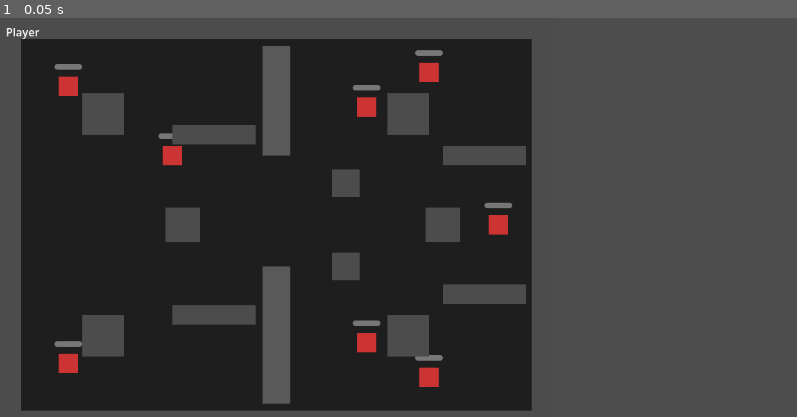
Above: before the commit, frame 1.
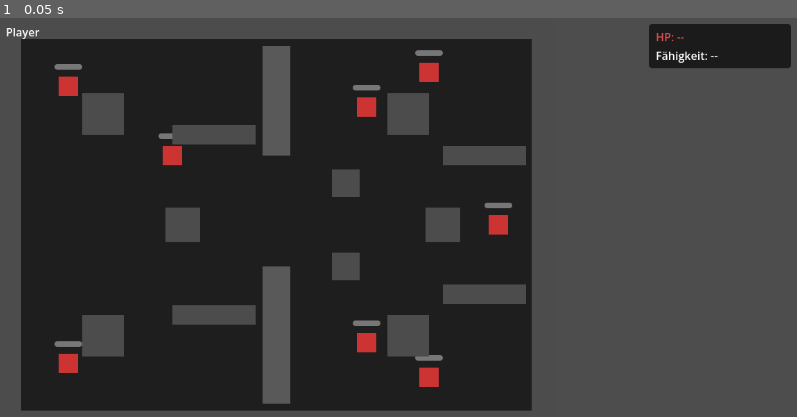
Above: after the commit, the same moment.

Repository: moklem/Roge-Like
Game: Godot game, scene res://scenes/Game.tscn
Same seed, same stepped clock (60 frames per second), same inputs: the game is played once before the commit and once after it. This scene is started directly instead of the project's main scene.
Inputs:
- Up to frame 1 (0.05 s): no input

The runs differ from the first frame. In frame 1, 1.9% of the frame differs, in the area x 81-100%, y 1-13%.

Commit message:
Phase 5 aber Elemente noch unsicher

Diff:
--- a/scenes/Game.gd
+++ b/scenes/Game.gd
@@ -24,6 +24,11 @@
 
 ## Revive accumulator — keyed by target player peer_id → seconds accumulated
 var _revive_progress: Dictionary = {}
+
+## HUD labels for local player status (built programmatically in _ready)
+var _hud_hp_label: Label = null
+var _hud_ability_label: Label = null
+var _hud_event_label: Label = null
 
 ## Phase 5 Plan 03 (D-13, ROLE-07): Engineer passive heal accumulator (host-only)
 var _engineer_passive_accum: float = 0.0
@@ -50,6 +55,7 @@
 
 	# Bake navigation polygon at runtime so new obstacles are properly carved out
 	call_deferred("_bake_navigation")
+	_setup_player_hud()
 	if multiplayer.is_server():
 		_spawn_all_players()   # existing
 		_spawn_enemies()       # CMBT-03: D-19 fixed spawn points, 3-5 enemies
@@ -58,6 +64,83 @@
 	var nav := get_node_or_null("Room1/NavigationRegion2D")
 	if nav:
 		nav.bake_navigation_polygon(false)
+
+# ==============================================================================
+# PLAYER HUD (top-right: HP + Ability status for local peer)
+# ==============================================================================
+
+func _setup_player_hud() -> void:
+	var hud := get_node_or_null("HUD")
+	if hud == null:
+		return
+	var panel := PanelContainer.new()
+	panel.name = "PlayerInfoPanel"
+	panel.anchor_left = 1.0
+	panel.anchor_right = 1.0
+	panel.anchor_top = 0.0
+	panel.anchor_bottom = 0.0
+	panel.offset_left = -215
+	panel.offset_right = -10
+	panel.offset_top = 10
+	panel.offset_bottom = 10  # grows with content
+	var style := StyleBoxFlat.new()
+	style.bg_color = Color(0.0, 0.0, 0.0, 0.65)
+	style.set_corner_radius_all(5)
+	style.content_margin_left = 10
+	style.content_margin_right = 10
+	style.content_margin_top = 7
+	style.content_margin_bottom = 7
+	panel.add_theme_stylebox_override("panel", style)
+	var vbox := VBoxContainer.new()
+	vbox.add_theme_constant_override("separation", 4)
+	panel.add_child(vbox)
+	_hud_hp_label = Label.new()
+	_hud_hp_label.add_theme_color_override("font_color", Color(0.9, 0.3, 0.3))
+	vbox.add_child(_hud_hp_label)
+	_hud_ability_label = Label.new()
+	vbox.add_child(_hud_ability_label)
+	_hud_event_label = Label.new()
+	_hud_event_label.visible = false
+	_hud_event_label.add_theme_color_override("font_color", Color(1.0, 0.9, 0.2))
+	vbox.add_child(_hud_event_label)
+	GameEvents.hud_event.connect(_on_hud_event)
+	hud.add_child(panel)
+
+func _on_hud_event(event_name: String) -> void:
+	if _hud_event_label == null:
+		return
+	match event_name:
+		"engine":       _hud_event_label.text = "FEUER BURST!"
+		"ac":           _hud_event_label.text = "EIS SPUR"
+		"seat_massage": _hud_event_label.text = "ERDE PULS"
+		_:              _hud_event_label.text = event_name.to_upper()
+	_hud_event_label.modulate = Color.WHITE
+	_hud_event_label.visible = true
+	var tween := _hud_event_label.create_tween()
+	tween.tween_property(_hud_event_label, "modulate:a", 0.0, 1.2).set_delay(0.5)
+	tween.tween_callback(func(): _hud_event_label.visible = false)
+
+func _update_player_hud() -> void:
+	if _hud_hp_label == null:
+		return
+	var local_id := multiplayer.get_unique_id()
+	var local_player: Node = null
+	for p in get_tree().get_nodes_in_group("players"):
+		if p.peer_id == local_id:
+			local_player = p
+			break
+	if local_player == null:
+		_hud_hp_label.text = "HP: --"
+		_hud_ability_label.text = "Fähigkeit: --"
+		return
+	_hud_hp_label.text = "HP  %d / %d" % [local_player.health, local_player.MAX_HP]
+	var cd: float = local_player._ability_cooldown
+	if cd <= 0.0:
+		_hud_ability_label.text = "[SPACE]  BEREIT"
+		_hud_ability_label.add_theme_color_override("font_color", Color(0.3, 0.9, 0.4))
+	else:
+		_hud_ability_label.text = "[SPACE]  CD: %.1fs" % cd
+		_hud_ability_label.add_theme_color_override("font_color", Color(0.9, 0.7, 0.2))
 
 # ==============================================================================
 # PLAYER SPAWNING (existing — unchanged)
@@ -256,13 +339,12 @@
 # ENGINEER HEAL DRONE (ROLE-07, ROLE-08, ROLE-09 — Phase 5 Plan 03)
 # ==============================================================================
 
-## P8: host-only _process for Engineer passive heal timer + Earth element effects.
-## Clients skip all host-only logic — host broadcasts heals/damage via rpc_id.
+## P8: host runs Engineer passive + Earth effects; all peers update local HUD.
 func _process(delta: float) -> void:
-	if not multiplayer.is_server():
-		return
-	_tick_engineer_passive(delta)
-	_tick_earth_effects(delta)
+	if multiplayer.is_server():
+		_tick_engineer_passive(delta)
+		_tick_earth_effects(delta)
+	_update_player_hud()
 
 ## D-13 (ROLE-07): Engineer passive — every 5s, +10 HP to all OTHER players within 200px.
 ## Pitfall 6: uses rpc_id routing (direct on host, rpc_id on remote) — mirrors Enemy.gd lines 91-94.
@@ -289,20 +371,21 @@
 			else:
 				target.receive_heal.rpc_id(target.peer_id, 10)
 
-## D-14 (ROLE-08): Client Engineer requests drone deploy → host validates + spawns.
-## Mirrors request_fire structure exactly. Max 1 drone per engineer (D-14).
+## ROLE-08: Client Engineer requests drone deploy → host validates + spawns.
+## Max 2 active drones per engineer; blocks silently when cap is reached.
 @rpc("any_peer", "call_remote", "reliable")
 func request_deploy_drone(requester_peer_id: int) -> void:
 	if not multiplayer.is_server():
 		return
-	# D-14: Remove existing drone for this engineer (max 1 active)
-	# DroneSpawner uses spawn_path "../Room1/Entities" — search there, not Game's direct children
+	# Count drones currently owned by this engineer
 	var entities := get_node_or_null("Room1/Entities")
+	var active_count := 0
 	if entities:
 		for child in entities.get_children():
-			if child.name == "HealDrone_%d" % requester_peer_id:
-				child.queue_free()
-				break
+			if child.get("owning_peer") == requester_peer_id:
+				active_count += 1
+	if active_count >= 1:
+		return  # still active — wait for it to expire
 	# Validate: engineer must exist and not be downed
 	var player_node: Node = null
 	for p in get_tree().get_nodes_in_group("players"):
--- a/scenes/Player.gd
+++ b/scenes/Player.gd
@@ -25,6 +25,9 @@
 const DASH_WINDOW: float = 0.8         # double-dash availability window (Stage-2)
 const DASH_SHOCK_RADIUS: float = 80.0  # shockwave Area2D radius (Stage-2 second dash)
 const DASH_SHOCK_DAMAGE: int = 25      # shockwave damage to enemies
+
+## Engineer drone constants
+const ENGINEER_DRONE_COOLDOWN: float = 13.0  # drone lives 10s, 3s gap before re-deploy
 
 @export var peer_id: int = 0
 @export var role_label: String = ""
@@ -179,14 +182,14 @@
 			_do_dash()
 			_ability_cooldown = DASH_COOLDOWN
 		"Engineer":
-			# D-14: Request host to deploy a Heal Drone at current position
+			# D-14: Deploy Heal Drone — max 2 active, 12s cooldown
 			var game := get_node_or_null("/root/Game")
 			if game and game.has_method("request_deploy_drone"):
 				if multiplayer.is_server():
 					game.request_deploy_drone(peer_id)
 				else:
 					game.request_deploy_drone.rpc_id(1, peer_id)
-			_ability_cooldown = 1.0  # short re-deploy guard
+			_ability_cooldown = ENGINEER_DRONE_COOLDOWN
 
 ## Phase 5: Stage-2 abilities — Tank Stage-2 shield + reflect, Speedster double-dash, Engineer Stage-2 drone (D-09, D-12, D-15).
 func _use_stage2_ability() -> void:
@@ -201,14 +204,14 @@
 			_dash_window_timer = DASH_WINDOW  # 0.8 s window for second dash
 			_ability_cooldown = DASH_COOLDOWN  # reset if window lapses unused
 		"Engineer":
-			# D-15: Stage-2 drone follows Engineer — Game.gd reads evolution_stage to upgrade
+			# D-15: Stage-2 drone follows Engineer — max 2 active, 12s cooldown
 			var game := get_node_or_null("/root/Game")
 			if game and game.has_method("request_deploy_drone"):
 				if multiplayer.is_server():
 					game.request_deploy_drone(peer_id)
 				else:
 					game.request_deploy_drone.rpc_id(1, peer_id)
-			_ability_cooldown = 1.0  # short re-deploy guard
+			_ability_cooldown = ENGINEER_DRONE_COOLDOWN
 
 ## Phase 5: Speedster Stage-2 second-dash — triggers shockwave landing (D-12).
 ## Called when Space pressed during _dash_window_timer > 0.0.
--- a/scenes/roles/HealDrone.gd
+++ b/scenes/roles/HealDrone.gd
@@ -9,6 +9,7 @@
 @export var stage: int = 1
 
 const PULSE_INTERVAL: float = 3.0
+const LIFETIME: float = 10.0          # drone despawns after 10s
 ## Stage-1 stats (D-14)
 const PULSE_HEAL_S1: int = 15
 const PULSE_RADIUS_S1: float = 150.0
@@ -18,6 +19,7 @@
 
 var _pulse_timer: Timer = null
 var _area: Area2D = null
+var _lifetime_elapsed: float = 0.0
 
 func _ready() -> void:
 	# CRITICAL (Pitfall 2): drone authority stays with host (default).
@@ -26,10 +28,15 @@
 	_setup_timer()
 	_draw_visual()
 
-func _physics_process(_delta: float) -> void:
-	# Stage-2: follow owning Engineer position (host-only)
+func _physics_process(delta: float) -> void:
 	if not is_multiplayer_authority():
 		return
+	# Lifetime — host despawns after LIFETIME seconds (replicates to clients via DroneSpawner)
+	_lifetime_elapsed += delta
+	if _lifetime_elapsed >= LIFETIME:
+		queue_free()
+		return
+	# Stage-2: follow owning Engineer position
 	if stage < 2:
 		return
 	for p in get_tree().get_nodes_in_group("players"):
Not shown, changed: .planning/config.json
Not shown, added: scenes/elements/IceTrailZone.gd.uid
Not shown, added: scenes/roles/HealDrone.gd.uid
Not shown, changed: DESIGN_ASSETS.md
